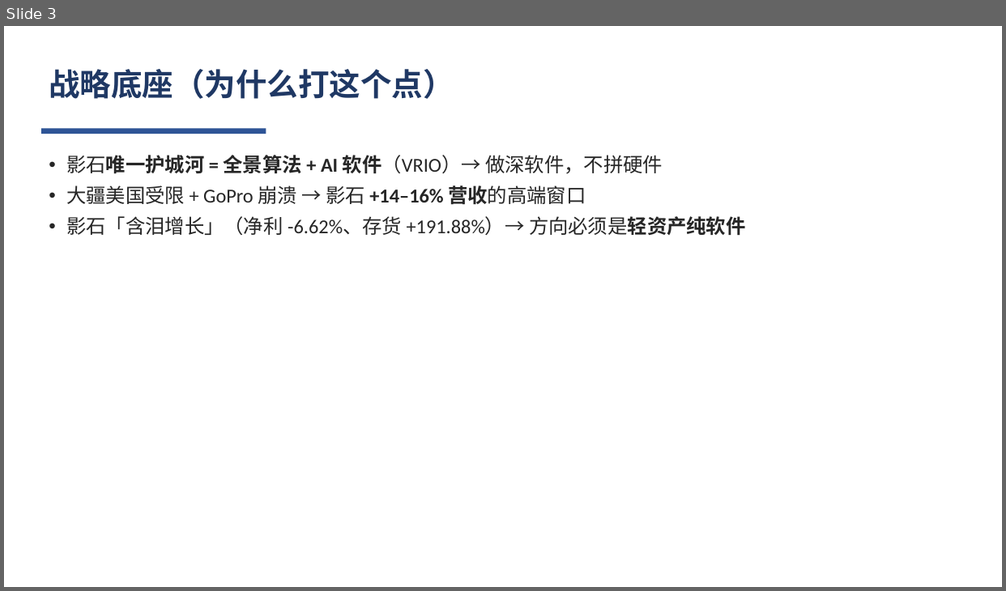
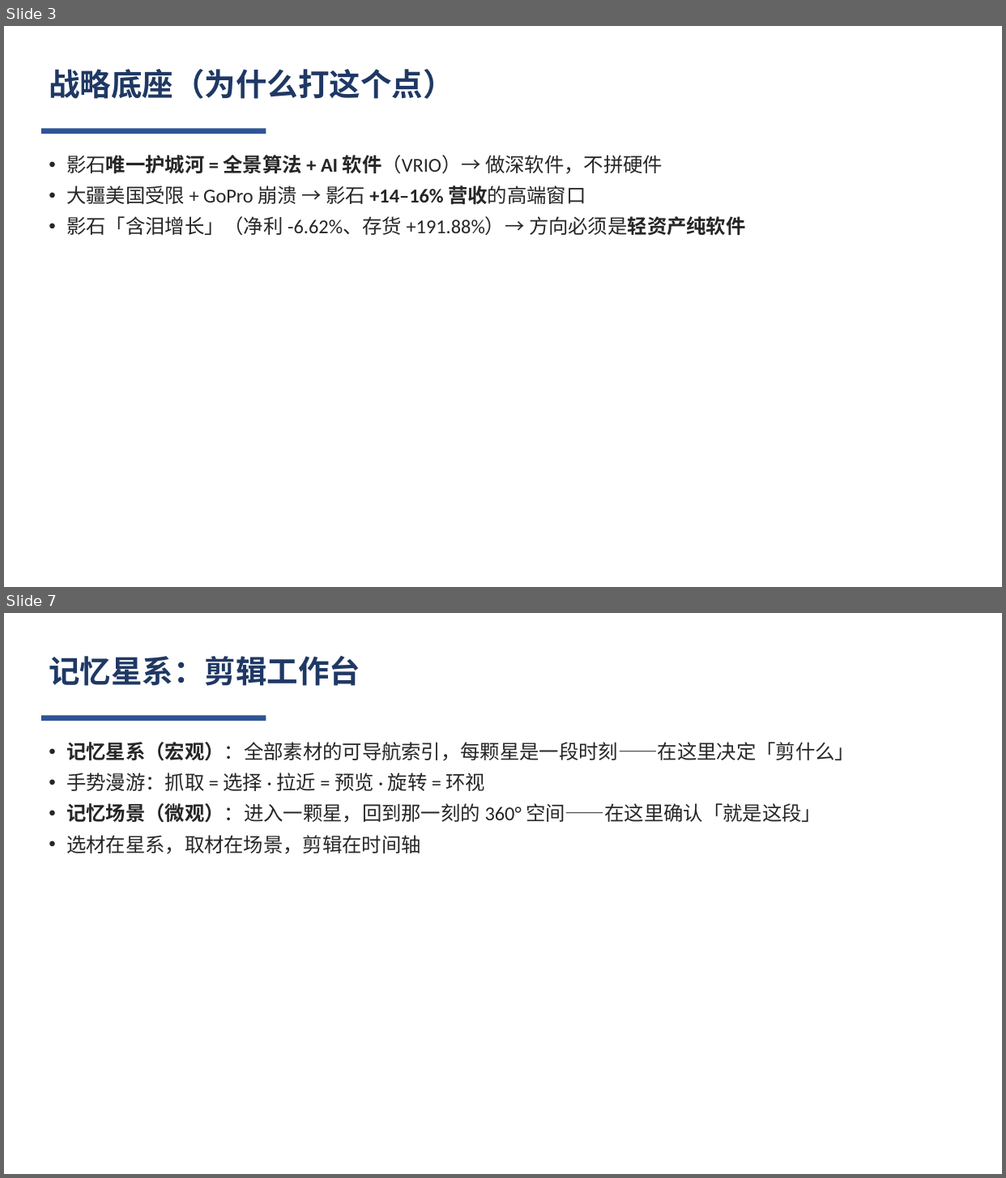
Before and after one commit to obtito/insta360-ai-memory-space, a slide deck: 影石黑客松_Pitch.pptx. Shown one above the other, each under a label of ours: slide 3 before the commit, slides 3 and 7 after it; the slides between them are not shown. The pictures are 1006x591 and 1006x1178 pixels, drawn with LibreOffice and Linux fonts; fonts in the diff are those of the drawing. Boxes give left, top, right and bottom in pixels: in the first picture for what was removed or moved away, otherwise in the second. Text is boxed around its words. In the diff, an @@ line names an element or a change of style, - is before the commit and + after.

Commit message:
Pitch deck 定稿：记忆驱动的 AI 剪辑（含北极星指标/项目重点/星系工作台）+ 忆境测试报告（test-ready 版）

```diff
--- a/影石黑客松_Pitch.pptx
+++ b/影石黑客松_Pitch.pptx
@@ slide 7 added at (4, 613, 1002, 1174), background #FFFFFF @@
@@ text added at (49, 656, 360, 686), 30 pt, text #1F3864, bold @@
+记忆星系：剪辑工作台
@@ rectangle added at (41, 716, 266, 721), fill #2E5496 @@
@@ text added at (66, 742, 854, 854), 19 pt, text #262626 @@
+• 记忆星系（宏观）：全部素材的可导航索引，每颗星是一段时刻——在这里决定「剪什么」
+• 手势漫游：抓取 = 选择 · 拉近 = 预览 · 旋转 = 环视
+• 记忆场景（微观）：进入一颗星，回到那一刻的 360° 空间——在这里确认「就是这段」
+• 选材在星系，取材在场景，剪辑在时间轴
```
Also in this commit, not shown: 9 slides changed, 1 other slide added, 3 other files.
